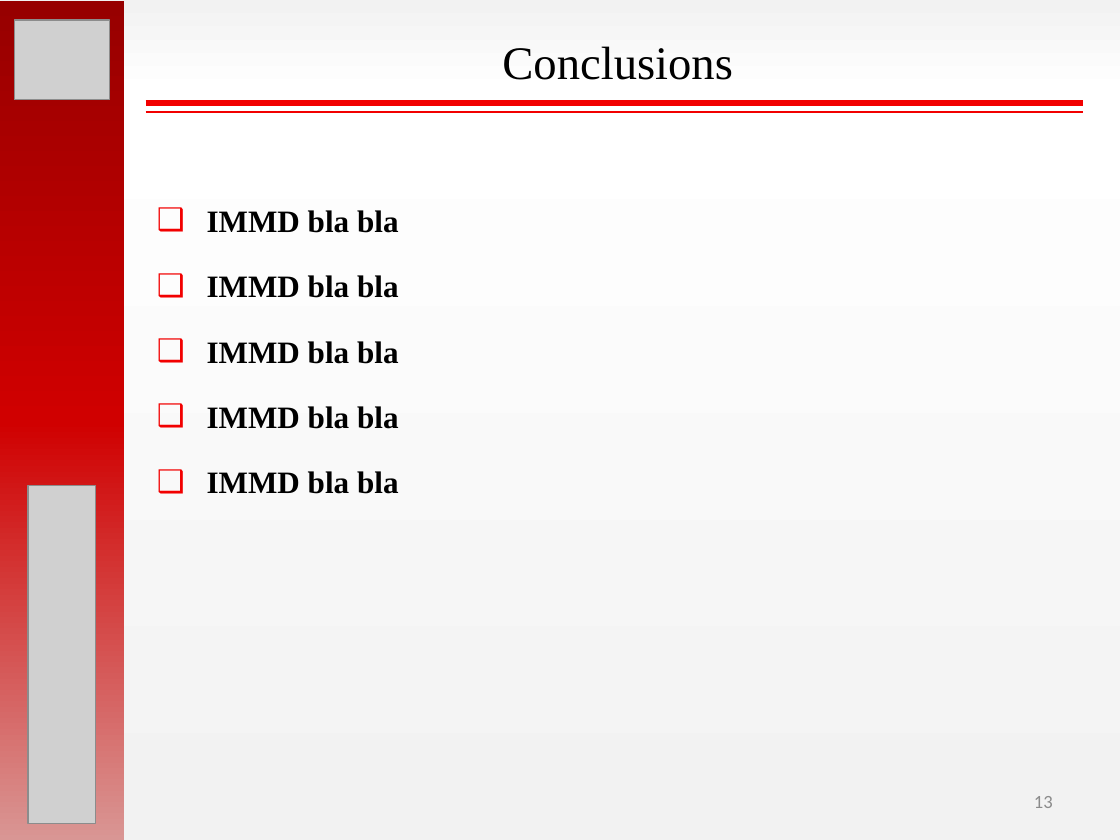
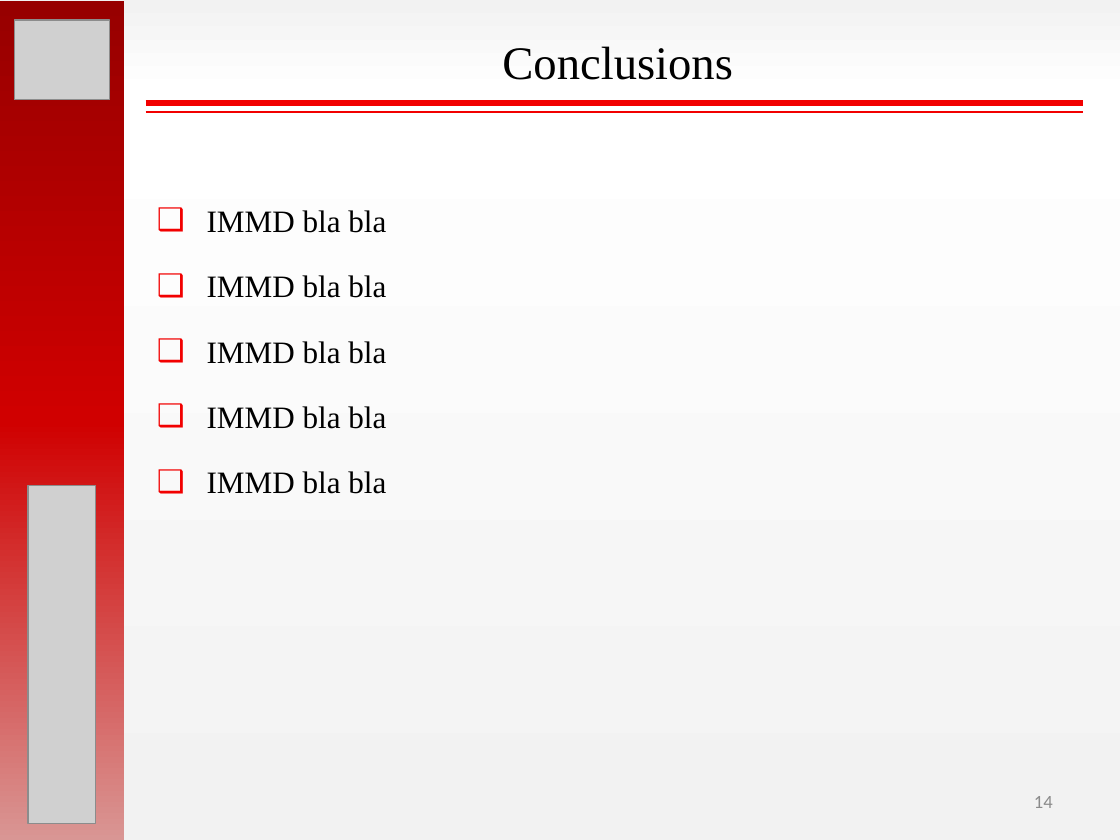
Before and after one commit to hakanpolat/IMMD, a slide deck: slide 14 of ISIE 2017/sunum/ISIE2017_OralPres_Mesut_Uğur.pptx (slide 13 before the commit). Drawn at 1120x840 pixels with LibreOffice and Linux fonts; fonts in the diff are those of the drawing; grey boxes stand for pictures. Boxes give left, top, right and bottom in pixels: in the first picture for what was removed or moved away, otherwise in the second. Text is boxed around its words. In the diff, an @@ line names an element or a change of style, - is before the commit and + after.

```diff
--- a/ISIE 2017/sunum/ISIE2017_OralPres_Mesut_Uğur.pptx
+++ b/ISIE 2017/sunum/ISIE2017_OralPres_Mesut_Uğur.pptx
@@ text "IMMD bla bla" at bbox=[207, 210, 386, 494]: bold off @@
@@ page number at bbox=[1034, 796, 1053, 808]: text changed @@
-13
+14
```
Also in this commit, not shown: 5 other slides changed, 3 slides added, 2 slides removed.
